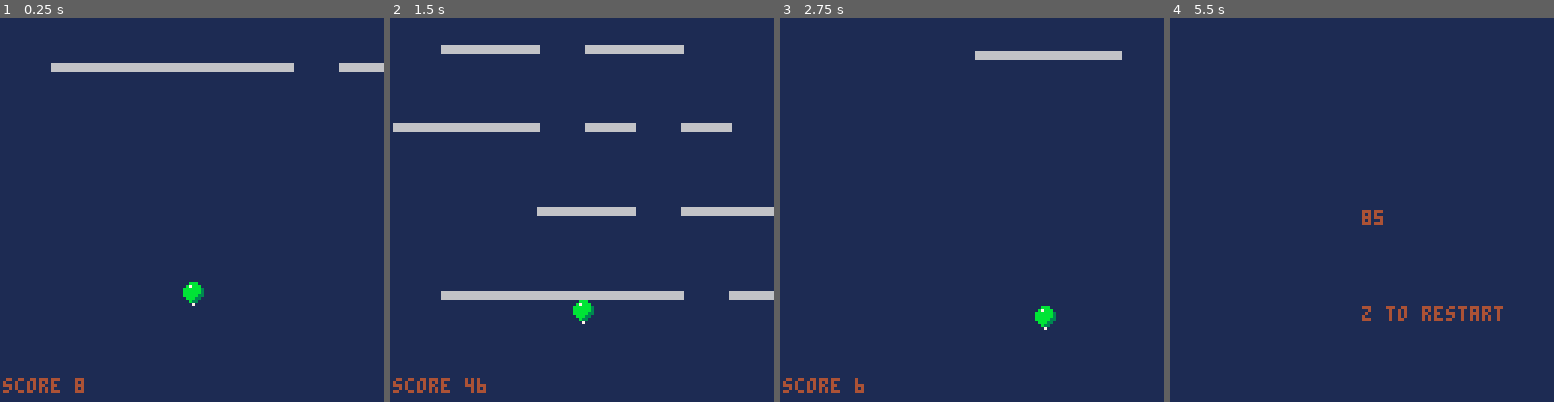
Above: before the commit, frames 1-4 (left to right).
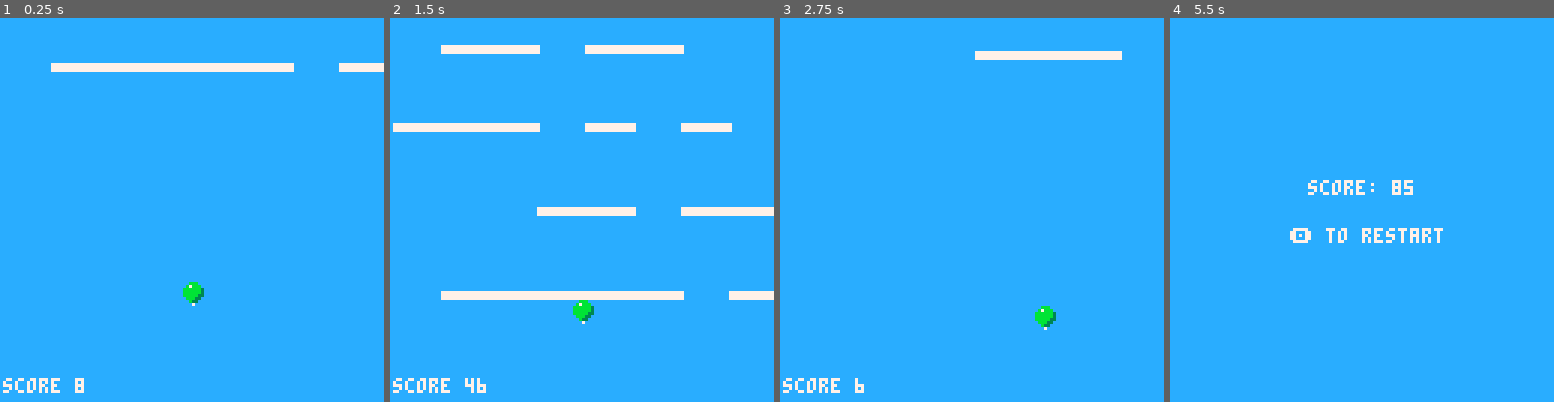
Above: after the commit, the same moments.

Repository: BubDZombie/pico-8-carts
Game: PICO-8 cartridge carts/fly-away.p8
Same seed, same stepped clock (60 frames per second), same inputs: the game is played once before the commit and once after it.
Inputs:
- Up to frame 1 (0.25 s): no input
- Up to frame 2 (1.5 s): tap O (Z key) at 0.7 s
- Up to frame 3 (2.75 s): hold Right 1.6-2.1 s; tap O (Z key) at 1.7, 2.1, 2.5 s; hold Right from 2.47 s (still down)
- Up to frame 4 (5.5 s): tap O (Z key) every 0.4 s from 2.9 to 5.3 s; release Right at 3.03 s; hold Left 3.08-3.58 s; hold Right 4.02-4.68 s; hold Left from 5.08 s (still down)

The runs differ from the first frame. In frame 1, 100% of the frame differs, in the area x 0-100%, y 0-100%; in frame 2, 100%; in frame 3, 100%; in frame 4, 100%.

Commit message:
Fly Away optimizations.

Diff:
--- a/carts/fly-away.p8
+++ b/carts/fly-away.p8
@@ -3,23 +3,33 @@
 __lua__
 arrow_speed=4
 ball={
-  x=64,
-  y=10,
   size=4,
-  speed=0,
-  up_space=0,
-  right_space=0,
-  down_space=0,
-  left_space=0,
-  can_fall=true,
-  alive=true,
   color=11
 }
+close_platforms={}
+dead_platforms={}
 platforms={}
+platform_color=7
 platform_w=16
 platform_h=2
-bg_color=1
-text_color=4
+bg_color=12
+text_color=7
+
+function check_platforms()
+  local close_distance=ball.size + platform_w + platform_h
+  close_platforms={}
+  dead_platforms={}
+  for p in all(platforms) do
+    if abs(p.x - ball.x) < close_distance
+        or abs(p.y - ball.y) < close_distance
+        then
+      add(close_platforms,p)
+    end
+    if p.y > 128 then
+      add(dead_platforms,p)
+    end
+  end
+end
 
 function check_space()
   local ceilings={platform_h}
@@ -30,7 +40,7 @@
   local ball_right=ball.x+ball.size+1
   local ball_bottom=ball.y+ball.size+1
   local ball_left=ball.x-ball.size-1
-  for p in all(platforms) do
+  for p in all(close_platforms) do
     local platform_top=p.y
     local platform_right=p.x+platform_w
     local platform_bottom=p.y+platform_h
@@ -81,13 +91,13 @@
     end
   end
   local platform_string=""
-  for p in all(platforms) do
+  for p in all(close_platforms) do
     platform_string..=p.x..","..p.y.." "
   end
   printh("ball.y "..ball.y)
   printh("ball top "..ball_top.." right "..ball_right.." bottom "..ball_bottom.." left "..ball_left)
   printh("ball spc bot "..ball.down_space)
-  printh("platforms "..platform_string)
+  printh("close platforms "..platform_string)
   printh("")
 end
 
@@ -168,10 +178,8 @@
 end
 
 function remove_platforms()
-  for p in all(platforms) do
-    if p.y < 1 then
-      del(platforms,p)
-    end
+  for p in all(dead_platforms) do
+    del(platforms,p)
   end
 end
 
@@ -223,15 +231,20 @@
       p.y,
       p.x+platform_w,
       p.y+platform_h,
-      6
+      platform_color
     )
   end
   print("score "..score,1,120,text_color)
 end
 
+function print_center(str, y, col)
+    local x = 64 - (#tostr(str) * 2)
+    print(str, x, y, col)
+end
+
 function draw_score()
-  print(score,64,64,text_color)
-  print("z to restart",64,96,text_color)
+  print_center("score: "..score,54,text_color)
+  print_center("🅾️ to restart",70,text_color)
 end
 
 function _draw()
@@ -249,6 +262,7 @@
 
 function _update()
   if ball.alive then
+    check_platforms()
     check_space()
     move_ball()
     check_space()
